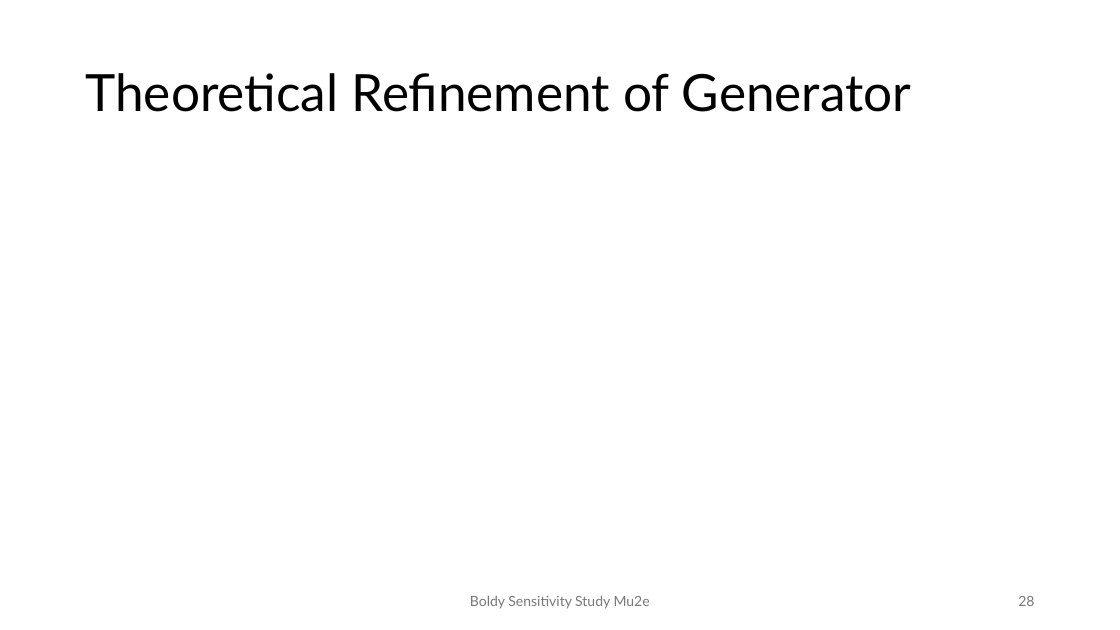
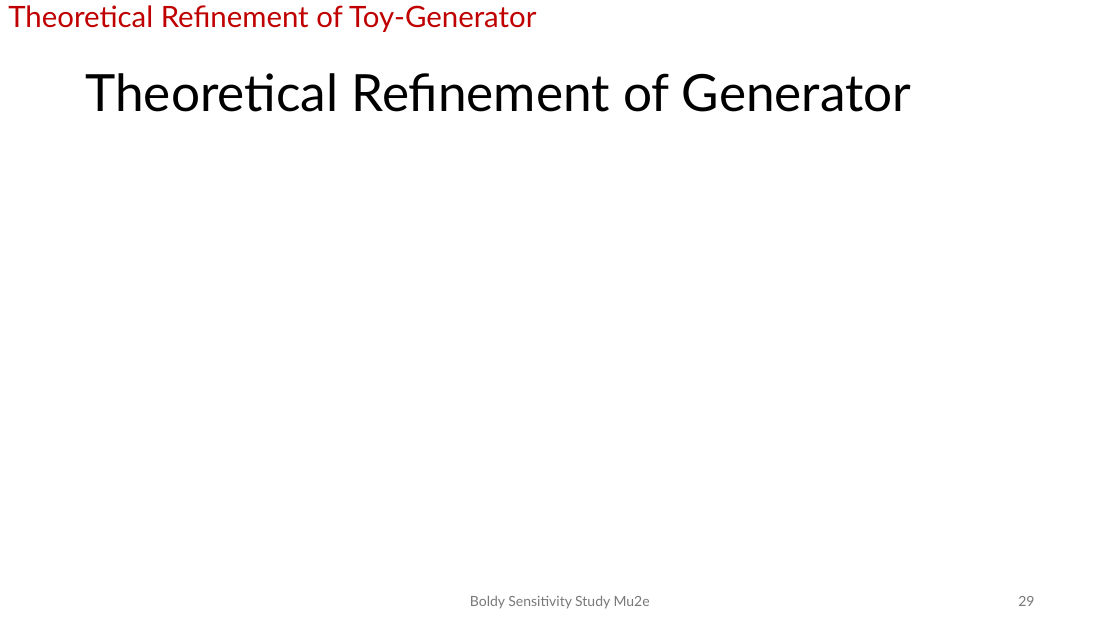
Before and after one commit to andrewboldy/DissertationAndProposalWriting, a slide deck: slide 29 of ProposalWriting/Presentation/BoldyProposalDefense [Autosaved].pptx (slide 28 before the commit). Drawn at 1120x630 pixels with LibreOffice and Linux fonts; fonts in the diff are those of the drawing. Boxes give left, top, right and bottom in pixels: in the first picture for what was removed or moved away, otherwise in the second. Text is boxed around its words. In the diff, an @@ line names an element or a change of style, - is before the commit and + after.

Commit message:
Updates to proposal presentation, adjusting title position and rearranging the theoretical motivation to front

```diff
--- a/ProposalWriting/Presentation/BoldyProposalDefense [Autosaved].pptx
+++ b/ProposalWriting/Presentation/BoldyProposalDefense [Autosaved].pptx
@@ text added at (8,5,536,32), 25.2 pt, text #C00000 @@
+Theoretical Refinement of Toy-Generator
@@ page number at (1018,596,1034,606): text changed @@
-28
+29
```
Also in this commit, not shown: 25 other slides changed, 1 slide added.
